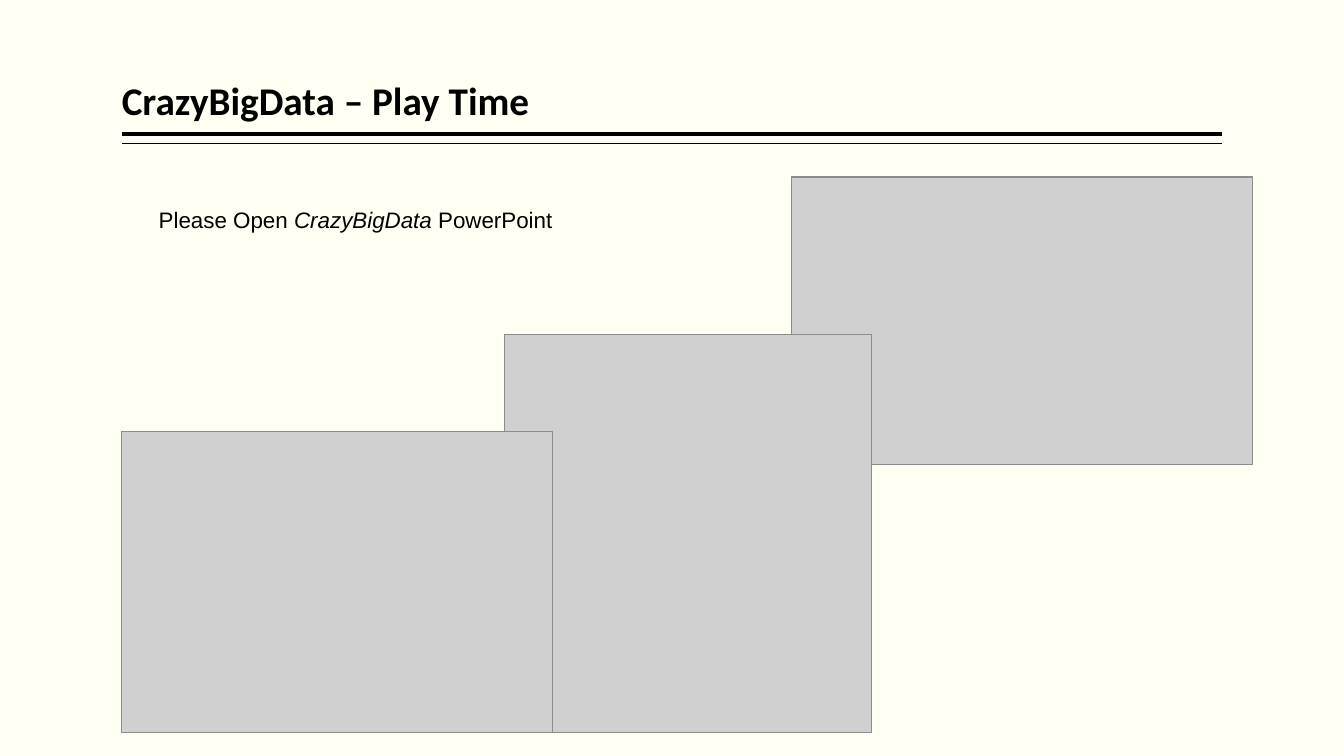
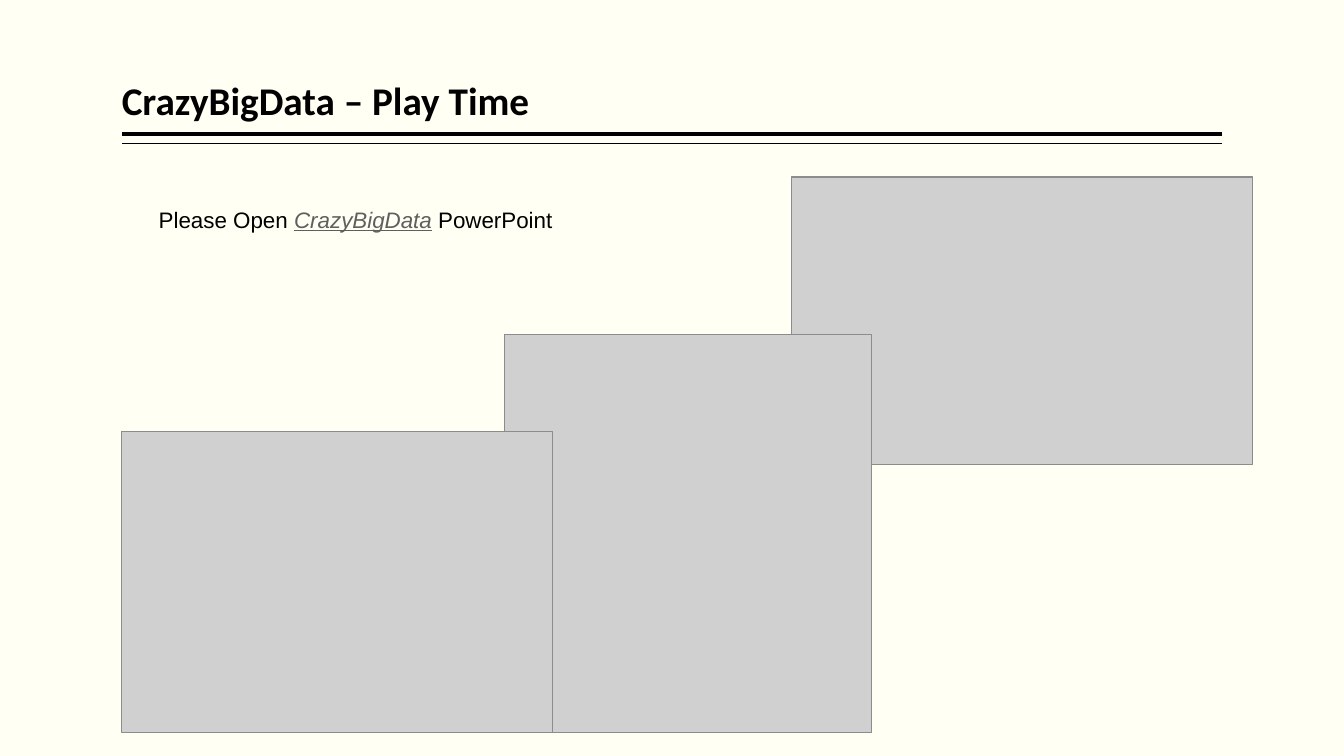
Before and after one commit to hpccsystems-solutions-lab/ScheduledFlights-Workshop, a slide deck: slide 21 of BigData-ECL.pptx. Drawn at 1344x756 pixels with LibreOffice and Linux fonts; fonts in the diff are those of the drawing; grey boxes stand for pictures. Boxes give left, top, right and bottom in pixels: in the first picture for what was removed or moved away, otherwise in the second. Text is boxed around its words. In the diff, an @@ line names an element or a change of style, - is before the commit and + after.

```diff
--- a/BigData-ECL.pptx
+++ b/BigData-ECL.pptx
@@ text "Please Open CrazyBigData PowerPoint" at [159, 211, 552, 233]: text colour #000000 to #5F5F5F, underline on in "CrazyBigData" @@
```
Also in this commit, not shown: 2 other slides changed.
